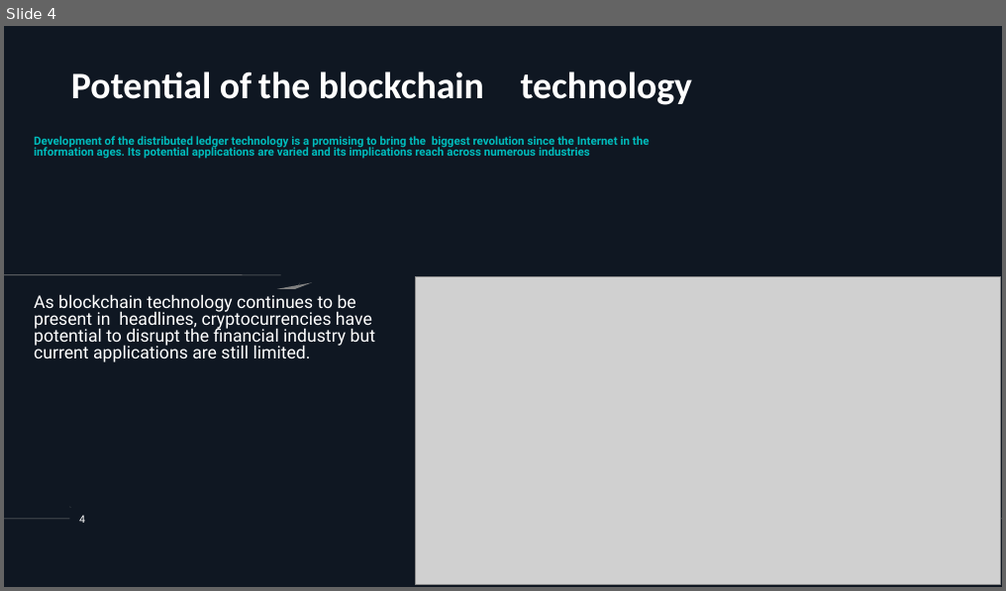
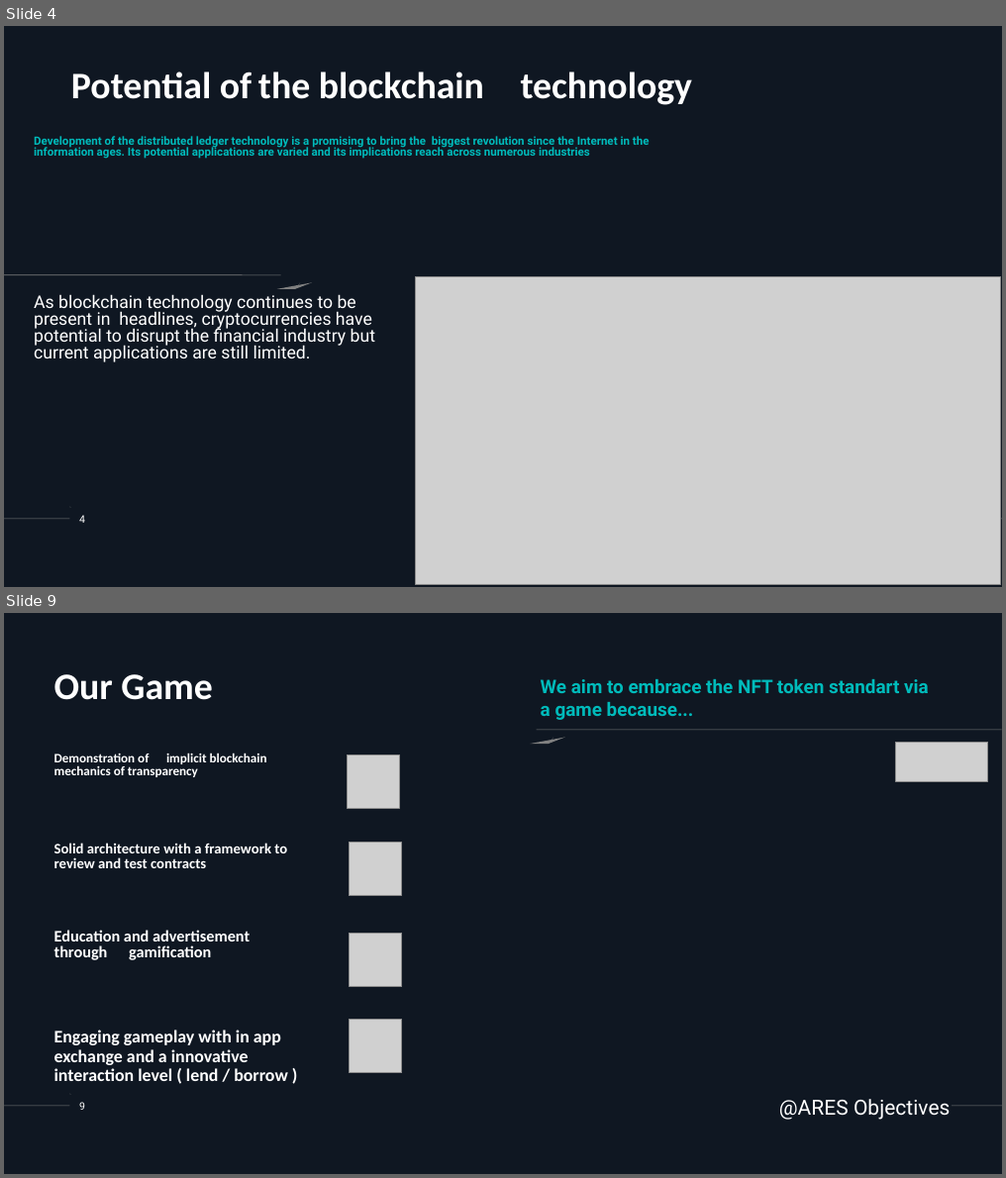
Before and after one commit to asotirov/dorahacks-berlin-hackaton-xnft, a slide deck: presentation.ppt. Shown one above the other, each under a label of ours: slide 4 before the commit, slides 4 and 9 after it; the slides between them are not shown. The pictures are 1006x591 and 1006x1178 pixels, drawn with LibreOffice and Linux fonts; fonts in the diff are those of the drawing; grey boxes stand for pictures. Boxes give left, top, right and bottom in pixels: in the first picture for what was removed or moved away, otherwise in the second. Text is boxed around its words. In the diff, an @@ line names an element or a change of style, - is before the commit and + after.

```diff
--- a/presentation.ppt
+++ b/presentation.ppt
@@ slide 9 added at (4,613,1002,1174), background #000000; not listed: 4 template elements that a slide beside it also shows @@
@@ text added at (54,674,212,700), 36 pt, text #FFFFFF, bold @@
+Our Game
@@ text added at (541,679,929,720), 18 pt, text #00BBBB, bold @@
+We aim to embrace the NFT token standart via a game because...
@@ freeform shape added at (530,725,539,734), fill #808080 @@
@@ line added from (1001, 730) to (536, 730), #808080 0.51 pt @@
@@ text added at (54,753,267,777), 12.5 pt, text #FFFFFF, bold @@
+Demonstration of implicit blockchain mechanics of transparency
@@ picture added at (347,755,399,808) @@
@@ picture added at (896,742,988,781) @@
@@ text added at (54,843,287,868), 14 pt, text #FFFFFF, bold @@
+Solid architecture with a framework to review and test contracts
@@ picture added at (349,842,401,896) @@
@@ text added at (54,930,250,960), 15.5 pt, text #FFFFFF, bold @@
+Education and advertisement through gamification
@@ picture added at (349,933,401,986) @@
@@ picture added at (349,1019,401,1073) @@
@@ text added at (54,1030,288,1081), 17 pt, text #FFFFFF, bold @@
+Engaging gameplay with in app exchange and a innovative interaction level ( lend / borrow )
@@ page number added at (79,1102,85,1110), 10 pt, text #FFFFFF @@
+9
@@ text added at (779,1099,949,1120), 20 pt, text #FFFFFF @@
+@ARES Objectives
@@ freeform shape added at (943,1101,951,1110), outline #808080 0.51 pt @@
```
Also in this commit, not shown: 11 slides changed, 7 other slides added, 7 slides removed.
